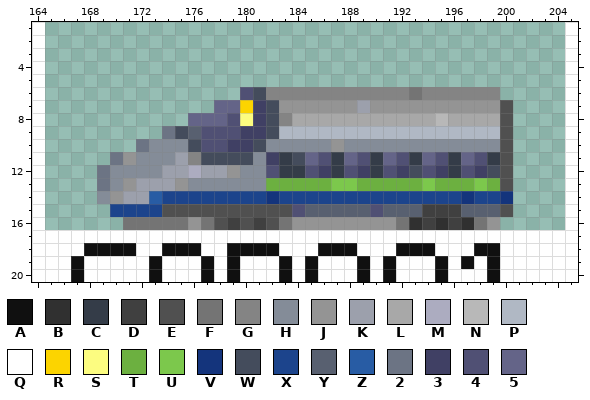
Two versions of one pixel-art file, src/trains/400_series/gfx/400_series.aseprite. Above: the version before the commit.
309x351 pixels, 1 frame. Shown: x 164..205, y 1..20. The commit also changed other parts of the picture, which this record leaves out.
Visible layers, top first: "Pantos", "Refurb 2cc", "Original", "Spritenames", "Outline".
Palette (. is transparent): A #101010  B #303030  C #343c48  D #404040  E #505050  F #747474  G #848484  H #848c98  J #949494  K #9ca0ac  L #a8a8a8  M #acacc0  N #b8b8b8  P #b0b8c4  Q #ffffff  R #fcd400  S #fcfc80  T #6cb040  U #7cc84c  V #14347c  W #444c5c  X #1c448c  Y #586070  Z #285ca4  2 #6c7484  3 #404064  4 #505074  5 #646488
Pixels before, first column x 164:
 1 Q........................................Q
 2 Q........................................Q
 3 Q........................................Q
 4 Q........................................Q
 5 Q........................................Q
 6 Q...............4WGGGGGGGGGGGFGGGGGG.....Q
 7 Q.............55R3WJJJJJJKJJJJJJJJJJE....Q
 8 Q...........5554S3WGLLLLLLLLLLLNLLLLE....Q
 9 Q.........2WY44433WPPPPPPPPPPPPPPPPPE....Q
10 Q.......2HHHW4433WHHHHHJHHHHHHHHHHHHE....Q
11 Q.....2JHHHKGWWWWH3CW54C54C54C54C54CE....Q
12 Q....2HHHHKKMKKJHH4CC43C43C43W43C43WE....Q
13 Q....2HJKKKJHHHHHHTTTTTUUTTTTTUTTTUTE....Q
14 Q....HJKKZXXXXXXXXVXXXXXXXXXXXXXXVXXV....Q
15 Q.....XXXXEEEEEEEEEE4YYYYY4YYYDDDYYYE....Q
16 Q......FFFFFJFEDEDEFJJJJJJJJFBDBDBFJ.....Q
17 QQQQQQQQQQQQQQQQQQQQQQQQQQQQQQQQQQQQQQQQQQ
18 QQQQAAAAQQAAAQQAAAAQQQAAAQQQAAAQQQAAQQQQQQ
19 QQQAQQQQQAQQQAQAQQQAQAQQQAQAQQQAQAQAQQQQQQ
20 QQQAQQQQQAQQQAQAQQQAQAQQQAQAQQQAQQQAQQQQQQ
New version:
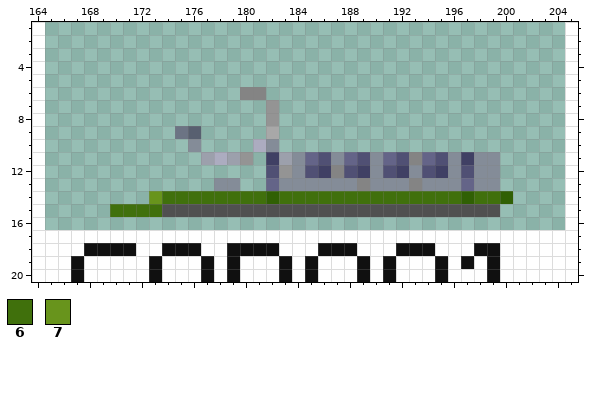
Colours new in this view: 6 #40700c  7 #68941c
The edit:
layer "Original" now hidden
layer "Refurb" now shown
layer "Refurb 2cc" now hidden
colour V: #14347c -> #306004
Changed rows in their new state; - is a pixel that keeps its letter.
first column x 169:
 6 -----------GG..................-
 7 ---------....J..................
 8 -------......J..................
 9 -----.2-.....L..................
10 ---....H....M-..................
11 -.......KMKJ.-KH--H--H--G--H3HH.
12 .............-JH--G--H--H--H-HH.
13 .........--..5HHHHHHGHHHGHHH5HH.
14 ....766666666-66666666666666-66-
15 -6666----------EEEEEEEEEEEEEEEE.
16 --.............................-
Boxes around the changes in both pictures, in picture pixels (x1, y1, x2, y2):
changed: (97, 87, 513, 230)
